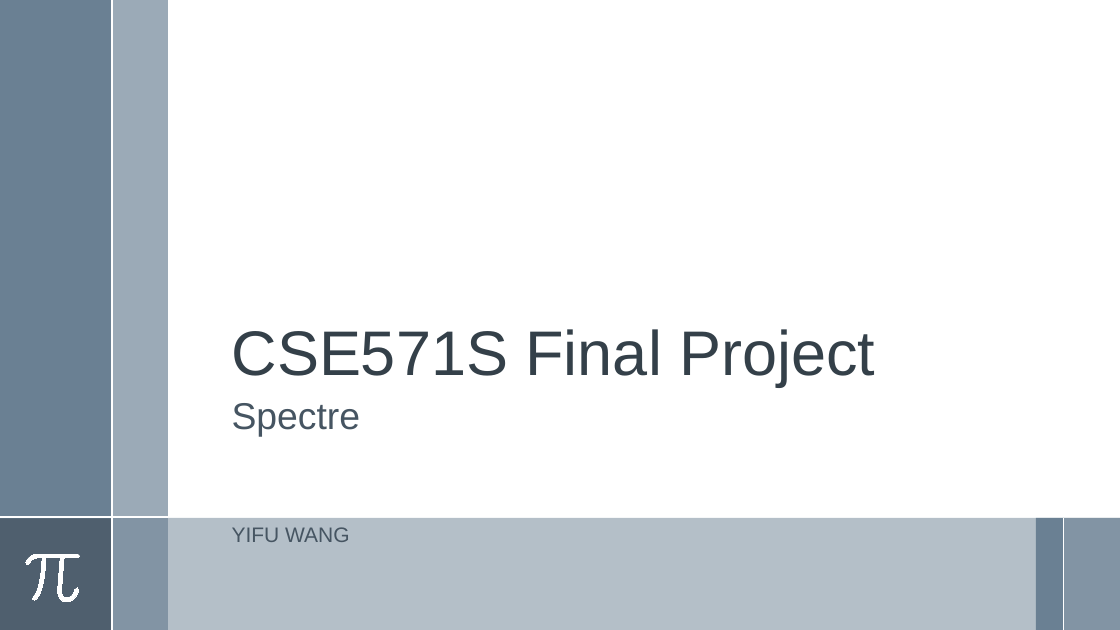
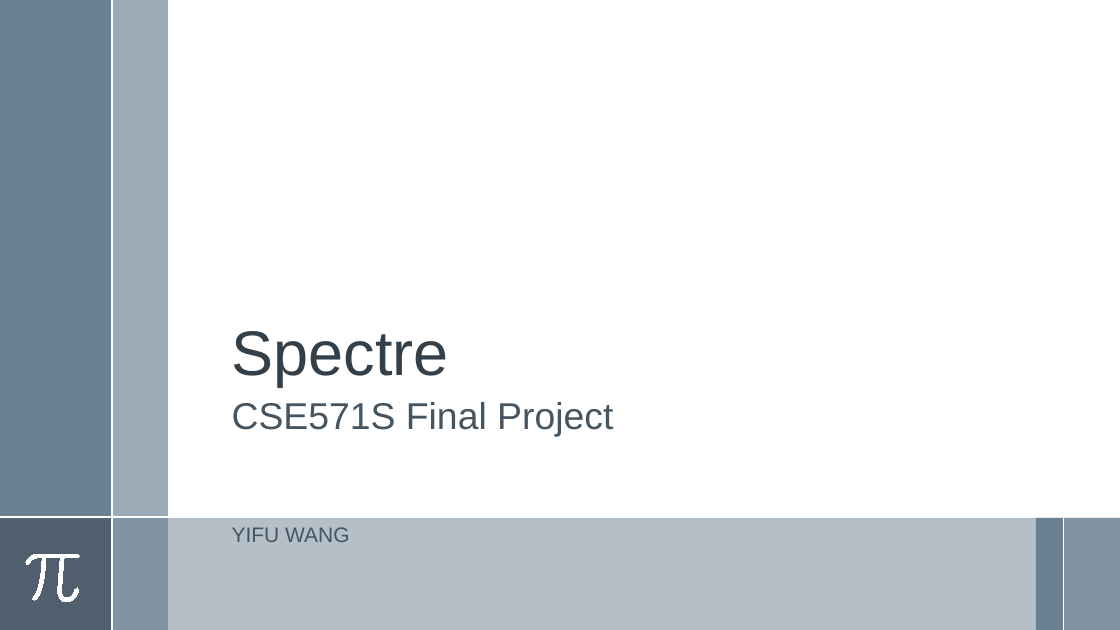
Before and after one commit to Luna1996/WUSTL, a slide deck: slide 1 of 571/CSE571S Final Project.pptx. Drawn at 1120x630 pixels with LibreOffice and Linux fonts; fonts in the diff are those of the drawing. Boxes give left, top, right and bottom in pixels: in the first picture for what was removed or moved away, otherwise in the second. Text is boxed around its words. In the diff, an @@ line names an element or a change of style, - is before the commit and + after.

```diff
--- a/571/CSE571S Final Project.pptx
+++ b/571/CSE571S Final Project.pptx
@@ title at box(232, 331, 449, 386): text changed @@
-CSE571S Final Project
+Spectre
@@ subtitle at box(232, 402, 613, 437): text changed @@
-Spectre
+CSE571S Final Project
```
Also in this commit, not shown: 2 slides added, 3 slides removed, 7 other files.
